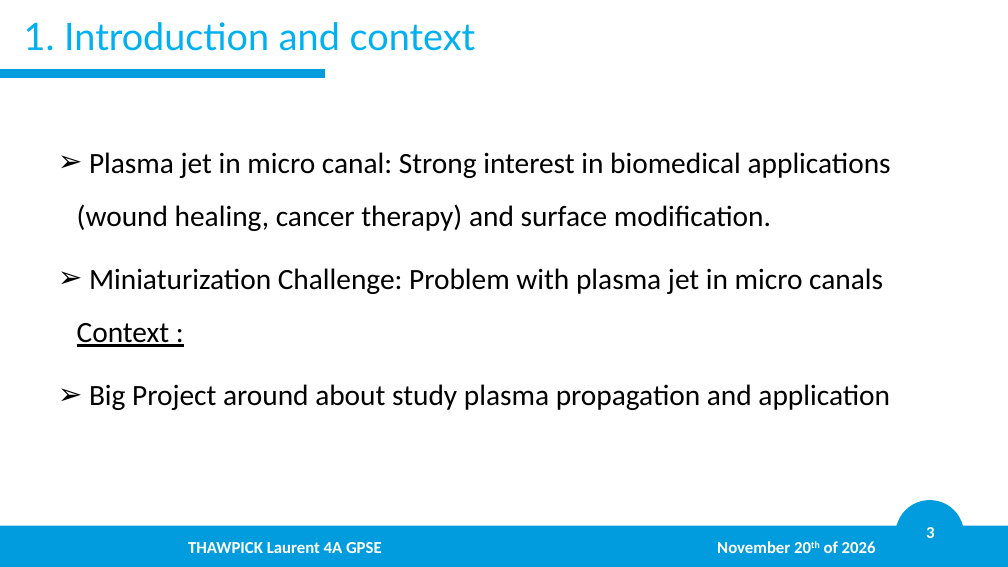
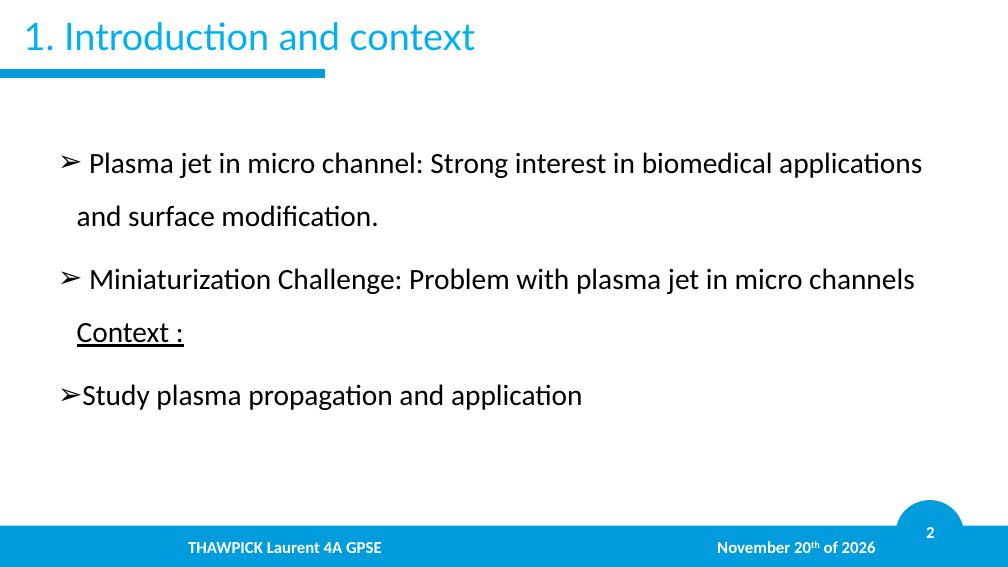
Before and after one commit to LaurentThaw/plasma-tubing, a slide deck: slide 2 of PDR for 20.11.26/PDR.pptx (slide 3 before the commit). Drawn at 1008x567 pixels with LibreOffice and Linux fonts; fonts in the diff are those of the drawing; background and template pictures are left out. Boxes give left, top, right and bottom in pixels: in the first picture for what was removed or moved away, otherwise in the second. Text is boxed around its words. In the diff, an @@ line names an element or a change of style, - is before the commit and + after.

```diff
--- a/PDR for 20.11.26/PDR.pptx
+++ b/PDR for 20.11.26/PDR.pptx
@@ text at [77,152,922,410]: text changed @@
-➢ Plasma jet in micro canal: Strong interest in biomedical applications (wound healing, cancer therapy) and surface modification.
-➢ Miniaturization Challenge: Problem with plasma jet in micro canals
-  Context :
-➢ Big Project around about study plasma propagation and application
+➢ Plasma jet in micro channel: Strong interest in biomedical applications and surface modification.
+➢ Miniaturization Challenge: Problem with plasma jet in micro channels
+  Context :
+➢ Study plasma propagation and application
@@ page number at [926,527,934,538]: text changed @@
-3
+2
```
Also in this commit, not shown: 7 other slides changed, 4 slides added, 3 slides removed, 3 other files.
